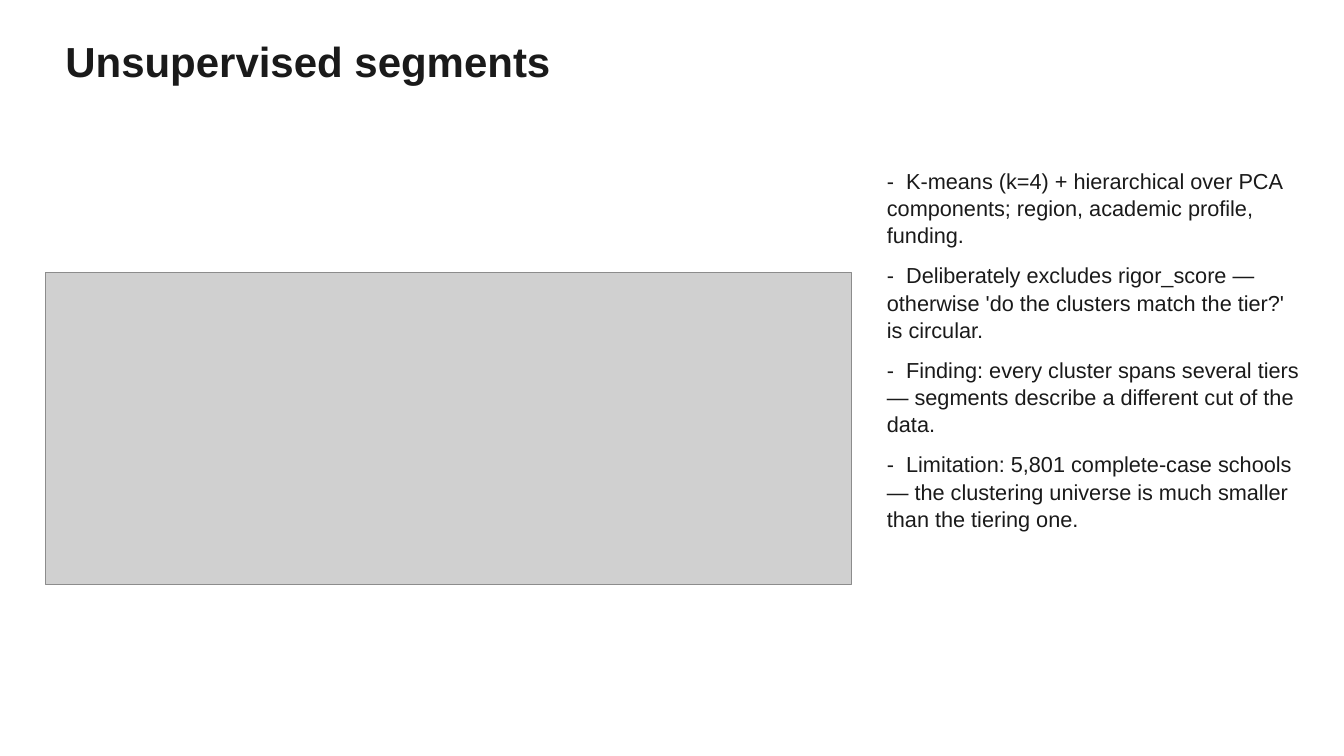
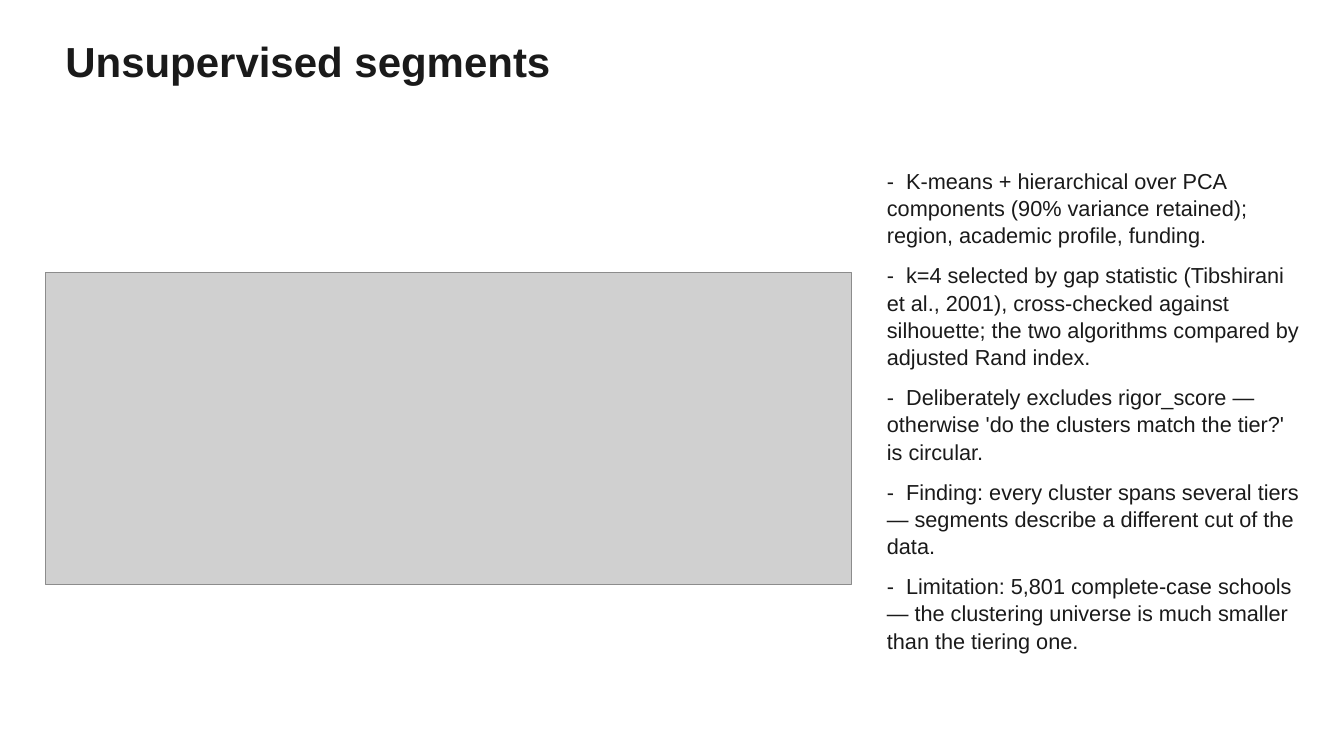
Before and after one commit to mchalekson/498-capstone, a slide deck: slide 13 of docs/MSDS_498_Midterm.pptx. Drawn at 1344x756 pixels with LibreOffice and Linux fonts; fonts in the diff are those of the drawing; grey boxes stand for pictures. Boxes give left, top, right and bottom in pixels: in the first picture for what was removed or moved away, otherwise in the second. Text is boxed around its words. In the diff, an @@ line names an element or a change of style, - is before the commit and + after.

```diff
--- a/docs/MSDS_498_Midterm.pptx
+++ b/docs/MSDS_498_Midterm.pptx
@@ text at (887,173,1299,370): text changed @@
-- K-means (k=4) + hierarchical over PCA components; region, academic profile, funding.
+- K-means + hierarchical over PCA components (90% variance retained); region, academic profile, funding.
+- k=4 selected by gap statistic (Tibshirani et al., 2001), cross-checked against silhouette; the two algorithms compared by adjusted Rand index.
```
Also in this commit, not shown: 4 other slides changed, 2 other files.
